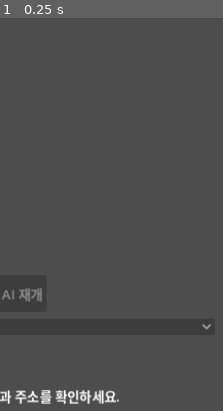
Above: before the commit, frame 1.
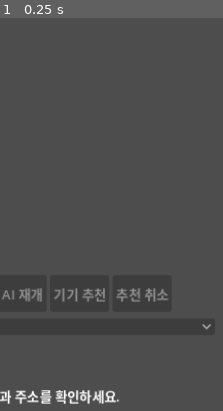
Above: after the commit, the same moment.

Repository: YU-Kangg/janggiAI
Game: Godot game, scene res://main.tscn
Same seed, same stepped clock (60 frames per second), same inputs: the game is played once before the commit and once after it.
Inputs:
- Up to frame 1 (0.25 s): no input
The pictures show only the part of the screen within x 50-100%, y 50-100%; the shares and areas given below are measured in that part.

The runs differ from the first frame. In frame 1, 0.5% of the frame differs, in the area x 24-76%, y 68-73%.

Commit message:
feat(ai): Android 기기 추천 연결

Diff:
--- /dev/null
+++ b/godot/local_engine.gd
@@ -0,0 +1,58 @@
+extends RefCounted
+
+signal completed(result: Dictionary)
+
+var _thread: Thread
+var _native: Object
+var _busy := false
+var _closing := false
+
+func available() -> bool:
+	return ClassDB.class_exists("JanggiNative")
+
+func busy() -> bool:
+	return _busy
+
+func start(initial_fen: String, moves: PackedStringArray) -> bool:
+	if _busy or not available():
+		return false
+	_native = ClassDB.instantiate("JanggiNative")
+	if _native == null or not _native.prepare():
+		_native = null
+		return false
+	_thread = Thread.new()
+	_busy = true
+	var error := _thread.start(_analyze.bind(initial_fen, moves))
+	if error != OK:
+		_native.abandon()
+		_native = null
+		_thread = null
+		_busy = false
+		return false
+	return true
+
+func cancel() -> void:
+	if _busy and _native != null:
+		_native.cancel()
+
+func shutdown() -> void:
+	_closing = true
+	cancel()
+	if _thread != null and _thread.is_started():
+		_thread.wait_to_finish()
+	_thread = null
+	_native = null
+	_busy = false
+
+func _analyze(initial_fen: String, moves: PackedStringArray) -> void:
+	var result: Dictionary = _native.analyze(initial_fen, moves)
+	call_deferred("_finish", result)
+
+func _finish(result: Dictionary) -> void:
+	if _thread != null and _thread.is_started():
+		_thread.wait_to_finish()
+	_thread = null
+	_native = null
+	_busy = false
+	if not _closing:
+		completed.emit(result)
--- a/godot/main.gd
+++ b/godot/main.gd
@@ -1,4 +1,6 @@
 extends Control
+
+const LocalEngine = preload("res://local_engine.gd")
 
 var state: Dictionary = {}
 var selected := ""
@@ -17,6 +19,11 @@
 var review: Dictionary = {}
 var history := OptionButton.new()
 var review_buttons: Array[Button] = []
+var device_engine = LocalEngine.new()
+var device_recommend := Button.new()
+var device_cancel := Button.new()
+var device_request: Dictionary = {}
+var recommended_move := ""
 
 func _ready() -> void:
 	var margin := MarginContainer.new()
@@ -55,6 +62,15 @@
 	add_action(actions, "무르기", func(): act("undo"))
 	add_action(actions, "AI 취소", func(): act("cancel-ai"))
 	add_action(actions, "AI 재개", func(): act("resume-ai"))
+	device_recommend.text = "기기 추천"
+	device_recommend.custom_minimum_size.y = 44
+	device_recommend.pressed.connect(start_device_recommendation)
+	actions.add_child(device_recommend)
+	device_cancel.text = "추천 취소"
+	device_cancel.custom_minimum_size.y = 44
+	device_cancel.pressed.connect(cancel_device_recommendation)
+	actions.add_child(device_cancel)
+	device_engine.completed.connect(on_device_recommendation)
 	column.add_child(history)
 	history.item_selected.connect(func(index: int): show_review(index))
 	var navigation := HFlowContainer.new()
@@ -84,6 +100,13 @@
 	render_board()
 	request_state()
 
+func _exit_tree() -> void:
+	device_engine.shutdown()
+
+func _notification(what: int) -> void:
+	if what == NOTIFICATION_APPLICATION_PAUSED:
+		cancel_device_recommendation()
+
 func add_action(parent: Node, caption: String, callback: Callable) -> void:
 	var button := Button.new()
 	button.text = caption
@@ -134,6 +157,7 @@
 		message.text = "장기 서버 응답이 아닙니다."
 		return
 	if current_path == "review":
+		cancel_device_recommendation(false)
 		review = payload
 		selected = ""
 		message.text = "복기 중에는 착수할 수 없습니다. 현재 대국으로 돌아오세요."
@@ -142,6 +166,7 @@
 	var changed: bool = state.is_empty() or payload.revision != state.revision or payload.fen != state.fen
 	state = payload
 	if changed:
+		cancel_device_recommendation(false)
 		review = {}
 		selected = ""
 	if current_path != "game" or changed:
@@ -152,6 +177,7 @@
 func act(action: String, data: Dictionary = {}) -> void:
 	if state.is_empty() or pending or not review.is_empty():
 		return
+	cancel_device_recommendation(false)
 	data["revision"] = state.revision
 	send(action, data)
 
@@ -161,12 +187,14 @@
 func show_review(ply: int) -> void:
 	if pending or state.is_empty() or ply < 0 or ply > state.moves.size():
 		return
+	cancel_device_recommendation(false)
 	selected = ""
 	send("review", {"revision": state.revision, "ply": ply})
 
 func return_live() -> void:
 	if pending:
 		return
+	cancel_device_recommendation(false)
 	review = {}
 	selected = ""
 	message.text = ""
@@ -193,6 +221,49 @@
 		return
 	var own: bool = piece != "" and ((piece == piece.to_upper()) == (state.turn == "cho"))
 	selected = square if own and selected != square else ""
+	render_board()
+
+func start_device_recommendation() -> void:
+	var position: Dictionary = state if review.is_empty() else review
+	if position.is_empty() or position.outcome.over or position.legalMoves.is_empty() or device_engine.busy():
+		return
+	recommended_move = ""
+	device_request = {"revision": state.revision, "fen": position.fen}
+	var moves := PackedStringArray(position.moves)
+	if not device_engine.start(str(position.initialFen), moves):
+		message.text = "이 기기에서는 추천 엔진을 시작할 수 없습니다."
+		device_request = {}
+	else:
+		message.text = "휴대폰에서 추천 수를 계산 중…"
+	render_board()
+
+func cancel_device_recommendation(show_message := true) -> void:
+	if device_engine.busy():
+		device_engine.cancel()
+		if show_message:
+			message.text = "기기 추천을 취소했습니다."
+	device_request = {}
+	recommended_move = ""
+
+func on_device_recommendation(result: Dictionary) -> void:
+	var position: Dictionary = state if review.is_empty() else review
+	var expected := device_request
+	device_request = {}
+	if expected.is_empty():
+		render_board()
+		return
+	var move := str(result.get("move", ""))
+	if result.has("error"):
+		message.text = "기기 추천 실패: %s" % str(result.error)
+	elif state.revision != expected.revision or position.fen != expected.fen:
+		message.text = "대국 상태가 바뀌어 이전 추천을 버렸습니다."
+	elif result.get("fen", "") != position.fen or not position.legalMoves.has(move):
+		message.text = "기기 엔진의 결과가 현재 장기판과 맞지 않습니다."
+	else:
+		recommended_move = move
+		var pair := split_move(move)
+		message.text = "기기 추천 %s → %s · 깊이 %d · %dms" % [pair[0], pair[1], int(result.get("depth", 0)), int(result.get("elapsed_ms", 0))]
+		print("JANGGI_NATIVE_RESULT move=%s depth=%d elapsed_ms=%d" % [move, int(result.get("depth", 0)), int(result.get("elapsed_ms", 0))])
 	render_board()
 
 func render_board() -> void:
@@ -205,6 +276,8 @@
 	if state.is_empty():
 		for button in action_buttons:
 			button.disabled = true
+		device_recommend.disabled = true
+		device_cancel.disabled = true
 		return
 	for child in grid.get_children():
 		grid.remove_child(child)
@@ -236,6 +309,11 @@
 			button.modulate = Color(0.55, 0.8, 1) if piece != "" and piece == piece.to_upper() else Color(1, 0.7, 0.65)
 			if square == selected or (selected != "" and state.legalMoves.has(selected + square)):
 				button.modulate = Color(0.7, 1, 0.5)
+			var recommendation := split_move(recommended_move)
+			if recommendation.size() == 2 and square == recommendation[0]:
+				button.modulate = Color(1, 0.85, 0.35)
+			elif recommendation.size() == 2 and square == recommendation[1]:
+				button.modulate = Color(0.45, 1, 0.65)
 			button.disabled = not review.is_empty() or (pending and current_path != "game") or ai_turn or state.outcome.over
 			button.pressed.connect(choose.bind(square, piece))
 			grid.add_child(button)
@@ -253,6 +331,8 @@
 	action_buttons[2].disabled = action_buttons[2].disabled or not state.canUndo
 	action_buttons[3].disabled = action_buttons[3].disabled or state.ai.status != "thinking"
 	action_buttons[4].disabled = action_buttons[4].disabled or not state.ai.status in ["paused", "error"]
+	device_recommend.disabled = not device_engine.available() or device_engine.busy() or state.outcome.over or state.legalMoves.is_empty()
+	device_cancel.disabled = not device_engine.busy()
 	if not review.is_empty():
 		status.text = "복기 %d/%d수 · %s" % [view_ply(), self.state.moves.size(), status.text]
 	history.clear()
--- a/godot/smoke.gd
+++ b/godot/smoke.gd
@@ -22,6 +22,7 @@
 	await wait_idle()
 	check(not app.state.is_empty(), "initial HTTP connection")
 	check(app.squares.size() == 90, "90 board squares")
+	check(not app.device_engine.available() and app.device_recommend.disabled, "desktop fallback without Android engine")
 	app.act("reset", {"mode": "ai", "humanSide": "cho"})
 	await wait_idle()
 	app.squares["a4"].pressed.emit()
Not shown, added: godot/local_engine.gd.uid
Not shown, changed: .gitignore
Not shown, added: NATIVE_ENGINE_NOTES.md
Not shown, changed: PROGRESS.md
Not shown, changed: THIRD_PARTY.md
Not shown, changed: native/README.md
Not shown, changed: native/SConstruct
Not shown, changed: native/janggi_engine.cpp
Not shown, changed: scripts/build-android.ps1
